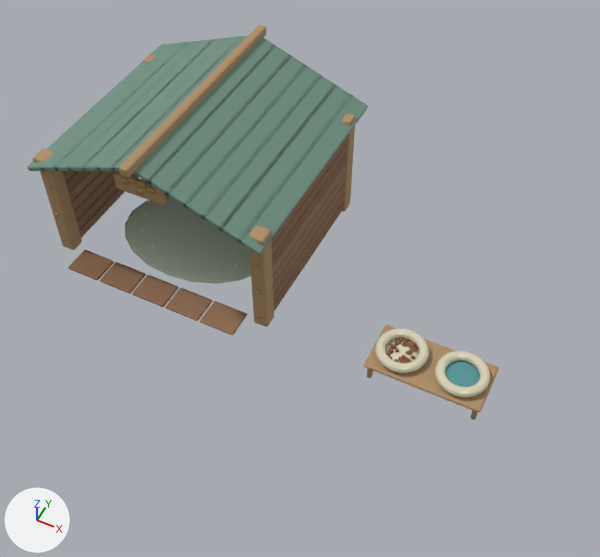
What one commit did to the Blender file static/models/petchat-cat-home-v1/cat-home.blend.
Before and after are seen from a camera (50 mm lens) standing at (1.57, -10.84, 7.74) and looking at (-1.26, -5.18, 0.67). Arrows for +X, +Y and +Z are at lower left; the lights stay in place. The picture after the commit comes second.

In view in the first picture: 'cat_home_cedar_0', 'cat_home_cedar_1', 'cat_home_cedar_2', 'cat_home_cedar_3', 'cat_home_cedar_4', 'cat_home_end_grain', 'cat_home_glazed_cream', 'cat_home_kibble', 'cat_home_linen', 'cat_home_sage_roof', 'cat_home_water' and 2 more.
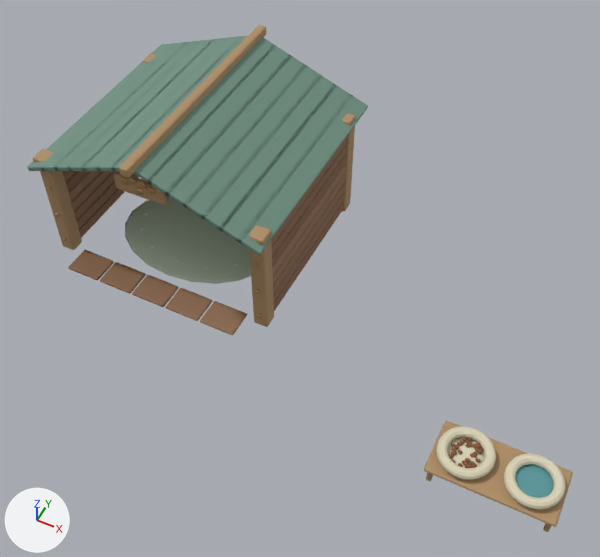
Location of each change, [x1, y1, x2, y2] in pixels of the pictures (600 x 557 px; the box of a moved part takes in the faces that stretch with it):
'cat_home_end_grain', reshaped (16% wider, 28% taller): before [33, 25, 499, 420]; after [33, 25, 573, 532]
'cat_home_glazed_cream', moved: before [375, 328, 490, 397]; after [437, 426, 565, 510]
'cat_home_water', moved: before [445, 361, 480, 387]; after [515, 465, 554, 498]
'cat_home_kibble', moved: before [386, 337, 418, 363]; after [449, 436, 484, 468]
part 1 of me_cube_025, moved or reshaped: before [364, 325, 499, 413]; after [424, 421, 573, 527]
part 2 of me_cube_025, moved or reshaped: before [367, 368, 373, 378]; after [426, 472, 433, 481]
part 3 of me_cube_025, moved or reshaped: before [470, 410, 478, 420]; after [543, 523, 551, 532]

The change in detail:
me_cube_025 is used by ob_cat_home_end_grain; location (-4.4, -3.25, 0.77).
me_cube_025 had 728 vertices, 702 faces and spanned x -0.11..5.53, y -2.54..0.51, z -0.75..1.33.
me_cube_025 now has 728 vertices, 702 faces and spans x -0.11..6.58, y -3.36..0.51, z -0.75..1.33.
me_cube_025 part 1: the loose piece of 56 vertices spanning x 4.17..5.53, y -2.46..-1.81, z -0.53..-0.48 is moved by (1.05, -0.9, 0.0).
me_cube_025 part 2: the loose piece of 56 vertices spanning x 4.21..4.27, y -2.41..-2.35, z -0.75..-0.52 is moved by (1.05, -0.9, 0.0).
me_cube_025 part 3: the loose piece of 56 vertices spanning x 5.43..5.49, y -2.41..-2.35, z -0.75..-0.52 is moved by (1.05, -0.9, 0.0).
Other edits to the shape of me_cube_025 do not show in these pictures.
Object 'cat_home_glazed_cream' (ob_cat_home_glazed_cream) moves from (0.1, -5.38, 0.36) to (1.15, -6.28, 0.36).
Object 'cat_home_kibble' (ob_cat_home_kibble) moves from (0.16, -5.51, 0.34) to (1.21, -6.41, 0.34).
Object 'cat_home_water' (ob_cat_home_water) moves from (0.8, -5.38, 0.33) to (1.85, -6.28, 0.33).
